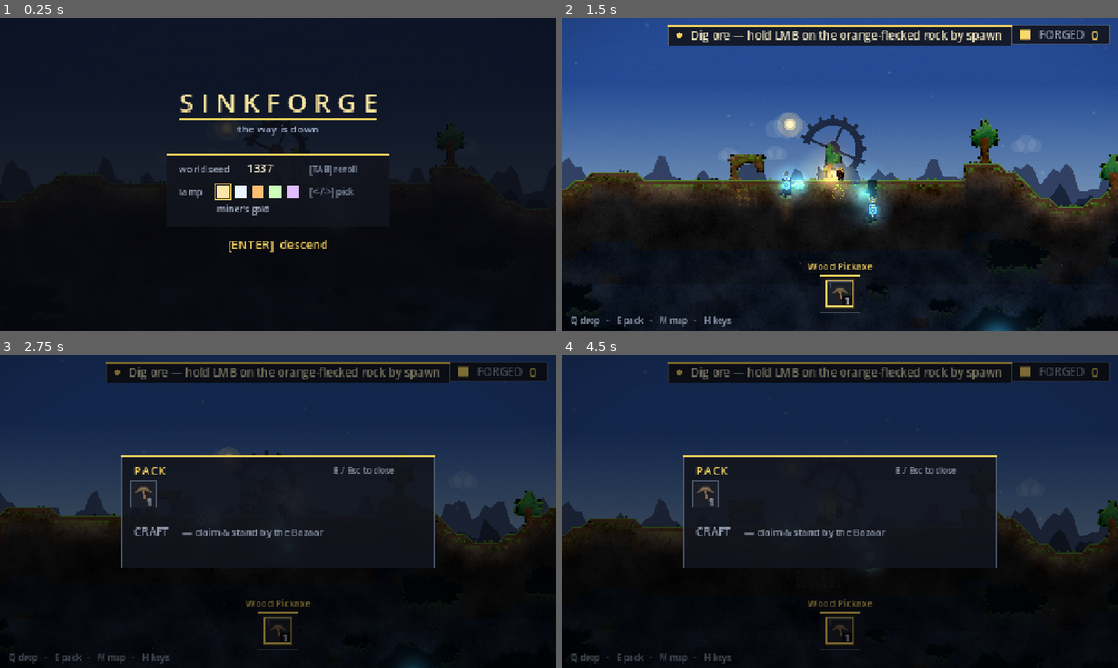
Above: before the commit, frames 1-4 (two rows, left to right).
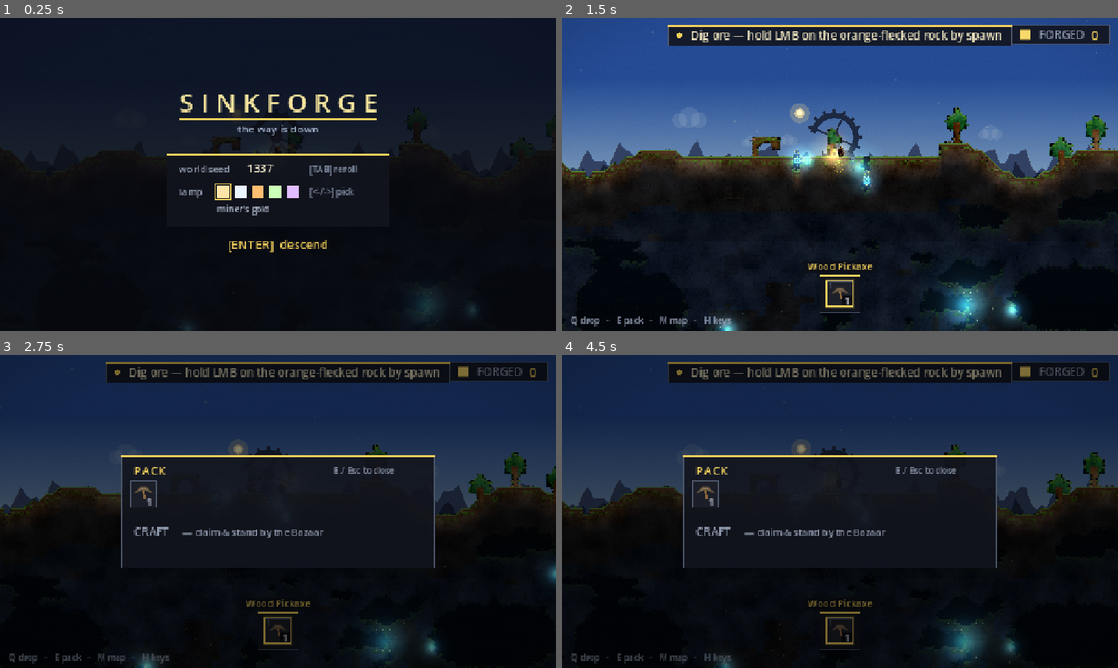
Above: after the commit, the same moments.

Repository: teohondascully/sinkforge
Game: Godot game, scene res://scenes/main.tscn
The game is run twice, just before and just after one commit, with the same random seed, the same clock (stepped at 60 frames per second) and the same inputs.
Inputs (mouse positions are in pixels of both pictures, inside the frame that each line leads up to):
- Up to frame 1 (0.25 s): no input
- Up to frame 2 (1.5 s): tap Enter at 0.5 s; move the mouse to (962, 158) at 0.52 s; hold D (sf_right) 0.53-1.25 s; right-click (962, 158) at 0.6 s; click (962, 158) at 0.67 s; tap Space (sf_jump) at 0.77, 1.07 s; drag from (728, 190) to (812, 237) at 1.27 s
- Up to frame 3 (2.75 s): move the mouse to (333, 442) at 2.02 s; hold D (sf_right) from 2.03 s (still down); tap E (sf_craft) at 2.1 s
- Up to frame 4 (4.5 s): release D (sf_right) at 2.75 s; drag from (812, 574) to (673, 464) at 2.77 s; tap Space (sf_jump) at 3.5, 3.77, 4.07 s; move the mouse to (1006, 558) at 3.52 s; hold A (sf_left) 3.53-4.25 s; tap Mouse wheel up (sf_cycle_prev) at 3.6 s; drag from (673, 464) to (756, 433) at 4.27 s

The runs differ from the first frame. In frame 1, 3.8% of the frame differs, in the area x 0-100%, y 28-100%; in frame 2, 21%, in the area x 0-100%, y 0-100%; in frame 3, 6.8%; in frame 4, 8.1%.

Commit message:
feat(camera): lock default zoom at 0.50x (#94, user-picked by eye)
Resolved the reopened scale/framing question. Rendered the same scene on the current dig-your-factory
world at 0.33/0.50/0.70/0.90x (tools/capture_zoom.gd; history/63a-d) and the user picked 0.50x by eye:
the best balance of a readable miner and the "small nimble figure in a big granular world" identity.
0.33x reads too tiny; 0.70x+ is a cramped close-up that loses the big-world feel.

ZOOM_LEVELS = [0.50, 0.70, 0.33] (locked default -> inspect-detail -> survey-base via Z), replacing the
provisional spike. Zoom is pure framing (no physics change), so agility is unaffected; the "smaller char
/ taller jump" physics hypothesis stays with the fine-collision rework (#88). DECISIONS recorded. All 18
layers green.

Diff:
--- a/scenes/main.gd
+++ b/scenes/main.gd
@@ -26,10 +26,12 @@
 ## World-area-shown math (motes/camera/minimap) reads VIEWPORT, not CANVAS, since they diverged here.
 const VIEWPORT := Vector2(1280.0, 720.0)
 const HUD_SCALE: float = VIEWPORT.x / 640.0        ## = 2.0; scales the 640×360 HUD onto the 1280×720 render
-## Zoom levels cycled by Z (Terraria-style). Zoomed WAY OUT (SCALE spike) so the avatar reads as a small
-## nimble figure in a big granular world — the Noita feel we're judging by eye. Smaller = further out.
-## _current_zoom() reads the active level everywhere. Default (index 0) is the widest, most Noita-like view.
-const ZOOM_LEVELS: Array[float] = [0.62, 0.9, 1.3]
+## Zoom levels cycled by Z (Terraria-style). Zoomed OUT so the avatar reads as a small nimble figure in a
+## big granular world — the Noita feel. _current_zoom() reads the active level everywhere. Index 0 is the
+## LOCKED default 0.50× (#94 — user-picked by eye 2026-08-08 from a 0.33/0.50/0.70/0.90 comparison, the best
+## balance of a readable figure and the big-world feel; see history/63b + DECISIONS). Z cycles in tighter
+## (0.70×, inspect detail) then widest (0.33×, survey the whole base). Smaller = further out.
+const ZOOM_LEVELS: Array[float] = [0.50, 0.70, 0.33]
 var _zoom_idx: int = 0
 const WORLD_SEED: int = 1337       ## the default gen seed (the title screen can reroll it — #6)
 
